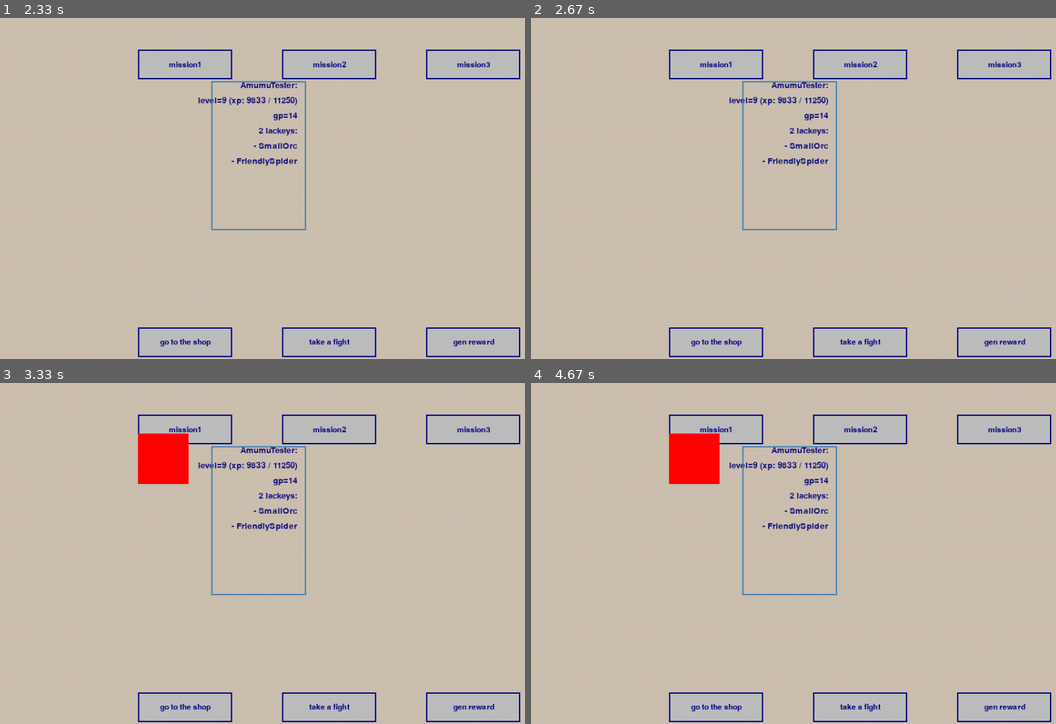
Above: before the commit, frames 1-4 (two rows, left to right).
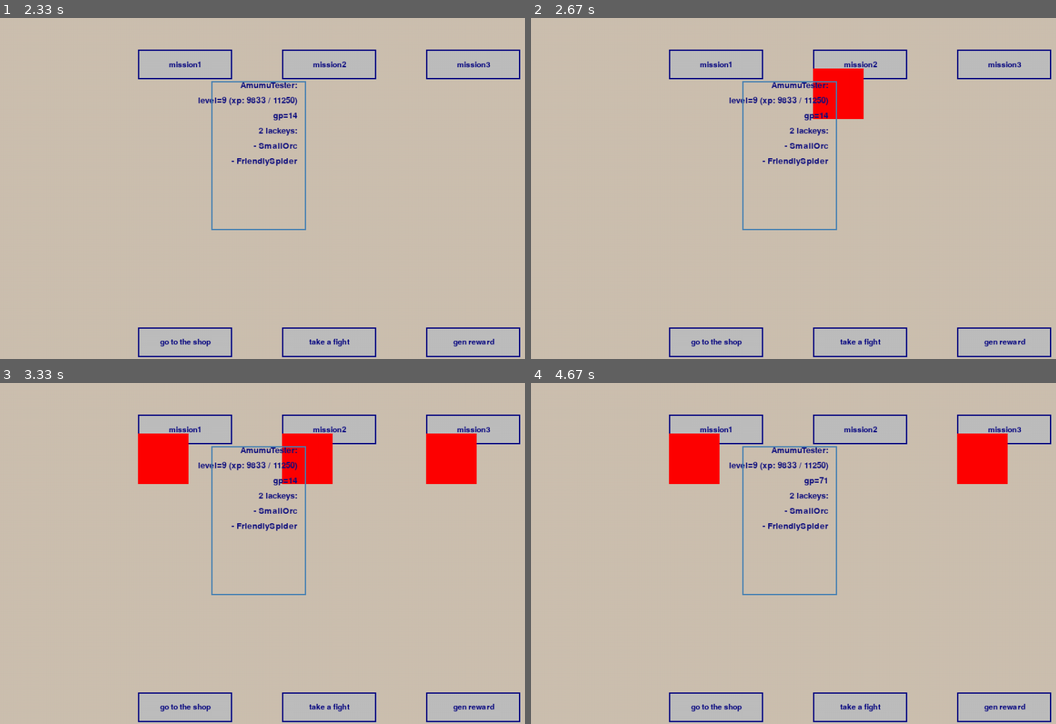
Above: after the commit, the same moments.

Repository: wkta/mythrandian-guard
Game: pygame game, started from client/main.py
Same seed, same stepped clock (60 frames per second), same inputs: the game is played once before the commit and once after it.
Inputs (mouse positions are in pixels of both pictures, inside the frame that each line leads up to):
- Up to frame 1 (2.33 s): click (183, 341) at 0.38 s; click (273, 202) at 0.72 s; tap Esc at 2.1 s
- Up to frame 2 (2.67 s): press the mouse at (861, 65) at 2.47 s; move the mouse to (835, 188) at 2.57 s
- Up to frame 3 (3.33 s): release the mouse at (283, 676) at 2.7 s; press the mouse at (183, 430) at 2.8 s; move the mouse to (236, 515) at 2.9 s; release the mouse at (288, 601) at 3.03 s; press the mouse at (472, 430) at 3.13 s; move the mouse to (404, 556) at 3.23 s
- Up to frame 4 (4.67 s): release the mouse at (872, 683) at 3.37 s; press the mouse at (861, 706) at 3.47 s; move the mouse to (746, 577) at 3.57 s; release the mouse at (630, 447) at 3.7 s; press the mouse at (777, 560) at 3.8 s; move the mouse to (830, 533) at 3.9 s; release the mouse at (888, 505) at 4.03 s; press the mouse at (636, 560) at 4.13 s; move the mouse to (641, 556) at 4.23 s; release the mouse at (646, 556) at 4.37 s; tap Esc at 4.43 s

Frame 1 is identical in both runs. In frame 2, 1.4% of the frame differs, in the area x 53-64%, y 14-30%; in frame 3, 2.8%, in the area x 53-91%, y 14-30%; in frame 4, 1.5%.

Commit message:
Features: parallel farming, AvatarView auto.update

Diff:
--- a/client/app/AvatarModel.py
+++ b/client/app/AvatarModel.py
@@ -3,8 +3,9 @@
 from math import floor
 
 from app.BelongingsModel import BelongingsModel
+from game_events import MyEvTypes
 from pkatagames_sdk.capsule.struct.misc import enum_builder_nplus
-
+from pkatagames_sdk.engine import CogObject
 
 PrimaryStats = enum_builder_nplus(
     0,
@@ -307,15 +308,20 @@
         return res
 
 
-class AvatarModel:
+class AvatarModel(CogObject):
     def __init__(self, name, given_xp, gold):
+        super().__init__()
         self._name = name
         self._owned = BelongingsModel(gold)
-
         self._stats = StatsKern(FULL_LIFE_SYM, given_xp, {})
+
+    def add_gold(self, val):
+        self._owned.gp += val
+        self.pev(MyEvTypes.AvatarUpdate)
 
     def add_xp(self, val):
         self._stats.stack_xp(val)
+        self.pev(MyEvTypes.AvatarUpdate)
 
     def get_team_desc(self):
         # returns str
--- a/client/app/AvatarView.py
+++ b/client/app/AvatarView.py
@@ -1,4 +1,5 @@
 import pkatagames_sdk
+from game_events import MyEvTypes
 from pkatagames_sdk.engine import BaseGameState, EngineEvTypes, EventReceiver, import_pygame
 
 
@@ -18,8 +19,14 @@
         self._x_BASEPOS = self._scr_size[0] // 2
         self._y_BASEPOS = 100
 
+        self._labels = self._lblsizes = None
+        self._update_avatar_desc()
+
+    def _update_avatar_desc(self):
+        # two temp variables
         ft = pygame.font.Font(None, 19)
         txtcolor = (16, 16, 128)
+
         self._labels = list()
         self._lblsizes = list()
         alltexts = [
@@ -28,14 +35,12 @@
             'gp={}'.format(self._avatar.gold),
         ]
         alltexts.extend(self._avatar.get_team_desc().split('\n'))
-
         for txt in alltexts:
             tmp = ft.render(txt, True, txtcolor)
             self._labels.append(tmp)
             self._lblsizes.append(
                 tmp.get_size()
             )
-        print(self._avatar.get_team_desc())
 
     def proc_event(self, ev, source):
         if ev.type == EngineEvTypes.PAINT:
@@ -46,3 +51,6 @@
                 if self._y_BASEPOS+24*k > mx_y:
                     mx_y = self._y_BASEPOS+24*k
             pygame.draw.rect(ev.screen, 'steelblue', ((self._x_BASEPOS-136, self._y_BASEPOS), (150, mx_y+16)), 2)
+
+        elif ev.type == MyEvTypes.AvatarUpdate:
+            self._update_avatar_desc()
--- a/client/app/Loot.py
+++ b/client/app/Loot.py
@@ -1,3 +1,4 @@
+import game_defs
 from app.BelongingsModel import Artifact
 import random
 
@@ -20,6 +21,36 @@
         self._gold = extra_gold
         self._mana = extra_mana
         self._artifact = artifact
+
+    def is_choice_less(self):
+        """
+        if there's only xp or gold in this loot, then theres no choice
+        """
+        if self._xp is not None:
+            if self._gold or self._mana or self._artifact:
+                return False
+        if self._gold is not None:
+            if self._xp or self._mana or self._artifact:
+                return False
+        return True
+
+    def has_gold(self):
+        return self._gold is not None
+
+    @property
+    def gold(self):
+        return self._gold
+
+    @property
+    def xp(self):
+        return self.xp
+
+    def claim(self):
+        if self._gold:
+            game_defs.the_avatar.add_gold(self._gold)
+        if self._xp:
+            game_defs.the_avatar.add_xp(self._xp)
+        # TODO mana, artifacts
 
     @classmethod
     def gen_random(cls, mission_diff):
--- a/client/app/chall_selection_state.py
+++ b/client/app/chall_selection_state.py
@@ -54,6 +54,7 @@
             2: 1.5,
             3: 2.25
         }
+        self._temp_loots = dict()
 
     def start_mission(self, index):
         print('mission {} starts!'.format(index))
@@ -63,7 +64,18 @@
     def flag_mission_done(self, index):
         print('mission {} done!'.format(index))
         self._ongoing_missions[index] = -1
-        self.pev(MyEvTypes.MissionEnds, idx=index)
+
+        self._temp_loots[index] = obj_loot = Loot.gen_random(self._difficulties[index])
+        self._difficulties[index] *= 1.07
+
+        if obj_loot.is_choice_less():
+            if obj_loot.has_gold():
+                self.pev(MyEvTypes.NotifyAutoloot, is_gold=True, amount=obj_loot.gold)
+            else:
+                self.pev(MyEvTypes.NotifyAutoloot, is_gold=False, amount=obj_loot.xp)
+            self.claim_reward(index)
+        else:
+            self.pev(MyEvTypes.MissionEnds, idx=index)
 
     def is_m_open(self, index):
         return 0 == self._ongoing_missions[index]
@@ -74,14 +86,18 @@
     def is_m_over(self, index):
         return -1 == self._ongoing_missions[index]
 
+    def _reset_m_state(self, idx):
+        if not self.is_m_over(idx):
+            raise Exception
+        self._ongoing_missions[idx] = 0  # reset state
+        del self._temp_loots[idx]
+
     def claim_reward(self, index):
-        if not self.is_m_over(index):
-            raise Exception
-        self._ongoing_missions[index] = 0  # reset state
-
-        obj_loot = Loot.gen_random(self._difficulties[index])
-        self.pev(MyEvTypes.LootReady, idx=index, obj=obj_loot)
-        print('sendin loot!')
+        print(self._temp_loots[index])
+        self._temp_loots[index].claim()
+
+        self._reset_m_state(index)
+        self.pev(MyEvTypes.MissionFree, idx=index)
 
 
 class ChallSelectionView(EventReceiver):
@@ -118,14 +134,31 @@
             'reward': Button(pos=bpos[3], size=fixed_size, label='gen reward'),
         }
 
+        # dupe 3x same kind of callback func.
         def effetm1():
             if not self._model.is_m_locked(1):
                 if self._model.is_m_over(1):
                     self._model.claim_reward(1)
-                else:  # therefore open
+                else:  # therefore its open
                     self._model.start_mission(1)
 
+        def effetm2():
+            if not self._model.is_m_locked(2):
+                if self._model.is_m_over(2):
+                    self._model.claim_reward(2)
+                else:  # therefore its open
+                    self._model.start_mission(2)
+
+        def effetm3():
+            if not self._model.is_m_locked(3):
+                if self._model.is_m_over(3):
+                    self._model.claim_reward(3)
+                else:  # therefore its open
+                    self._model.start_mission(3)
+
         self._buttons['m1'].callback = effetm1
+        self._buttons['m2'].callback = effetm2
+        self._buttons['m3'].callback = effetm3
 
         self._buttons['shop'].callback = click_shop
         self._buttons['fight'].callback = click_fight
@@ -146,20 +179,20 @@
                     surf, pos = self._squares[k]
                     ev.screen.blit(surf, pos)
 
+        elif ev.type == MyEvTypes.MissionEnds:
+            self._squares[ev.idx][0].fill((0, 255, 0))
+
+        elif ev.type == MyEvTypes.MissionFree:
+            del self._squares[ev.idx]
+
         elif ev.type == MyEvTypes.MissionStarts:
+            # self._model.is_m_locked(ev.idx):
             tmp = pygame.Surface((80, 80))
             tmp.fill((255, 0, 0))
             adj_pos = list(ChallSelectionView.position_m_square(ev.idx))
             adj_pos[1] += 30  # y
             self._squares[ev.idx] = (tmp, adj_pos)
 
-        elif ev.type == MyEvTypes.MissionEnds:
-            self._squares[ev.idx][0].fill((0, 255, 0))
-
-        elif ev.type == MyEvTypes.LootReady:
-            del self._squares[ev.idx]
-            print(ev.obj)
-
         elif ev.type == pygame.MOUSEBUTTONDOWN:
             for bt_obj in self._buttons.values():
                 if bt_obj.rect.collidepoint(ev.pos):
@@ -168,6 +201,9 @@
 
 
 class ChallSelectionCtrl(EventReceiver):
+
+    MISSION_DELAY = 2.0
+
     def __init__(self, mod):
         super().__init__()
         self._modele = mod
@@ -179,11 +215,12 @@
                 defunct_set = set()
                 for mission_idx, v in self._timers.items():
                     dt = time.time() - v
-                    if dt > 3.0:
-                        self._modele.flag_mission_done(mission_idx)
+                    if dt > ChallSelectionCtrl.MISSION_DELAY:
                         defunct_set.add(mission_idx)
-                for elt in defunct_set:
-                    del self._timers[elt]
+
+                for targ_idx in defunct_set:
+                    del self._timers[targ_idx]
+                    self._modele.flag_mission_done(targ_idx)
 
         elif ev.type == MyEvTypes.FightStarts:
             self.pev(EngineEvTypes.PUSHSTATE, state_ident=GameStates.Fighting)
--- a/client/game_events.py
+++ b/client/game_events.py
@@ -1,4 +1,5 @@
 from pkatagames_sdk.engine import enum_for_custom_event_types
+
 
 MyEvTypes = enum_for_custom_event_types(
     'PlayerBuysItem',
@@ -6,7 +7,12 @@
     'EquipOwnedSkin',  # deprec
 
     'FightStarts',
+
     'MissionStarts',  # contains t, idx
     'MissionEnds',  # contains idx
-    'LootReady'  # contains obj_loot, idx
+
+    'MissionFree',  # only for the view, contains idx
+
+    'AvatarUpdate',  # only here to force view refresh itself
+    'NotifyAutoloot'  # contains is_gold, amount
 )
